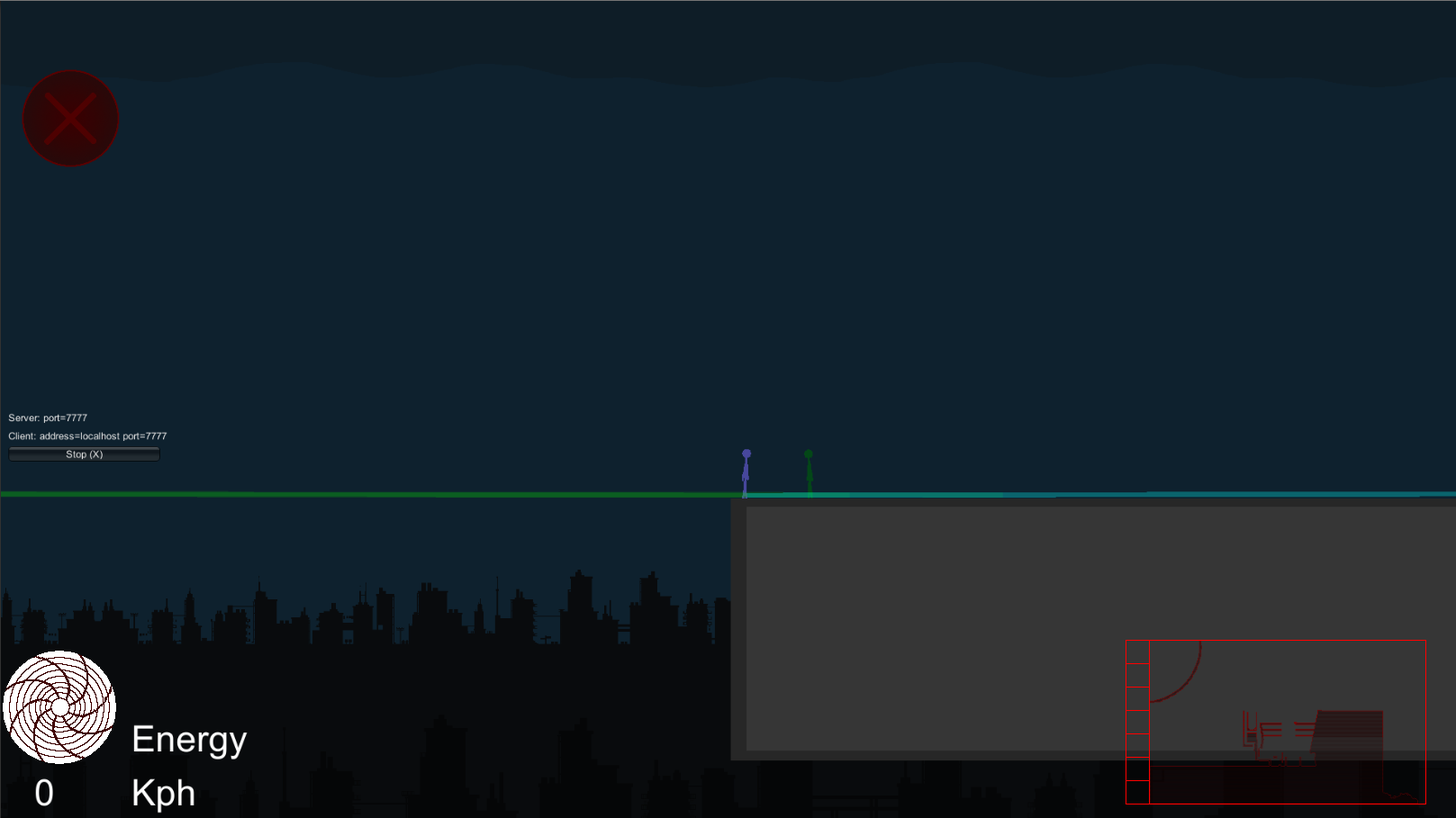
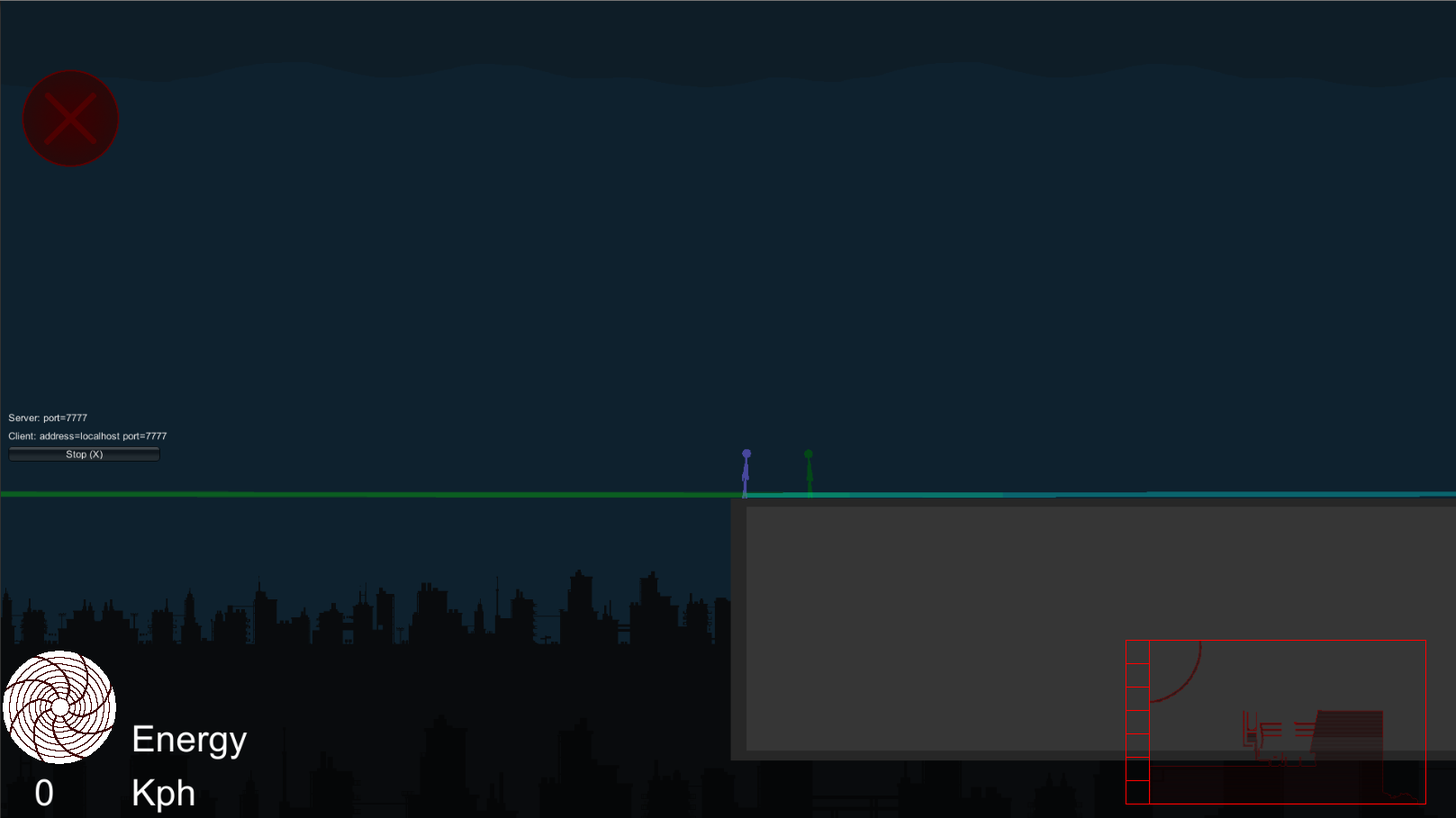
Before/after of a 1456x818 layered artwork. What changed in the layer stack:
painted on "Bars" over box(21, 656, 112, 759)
